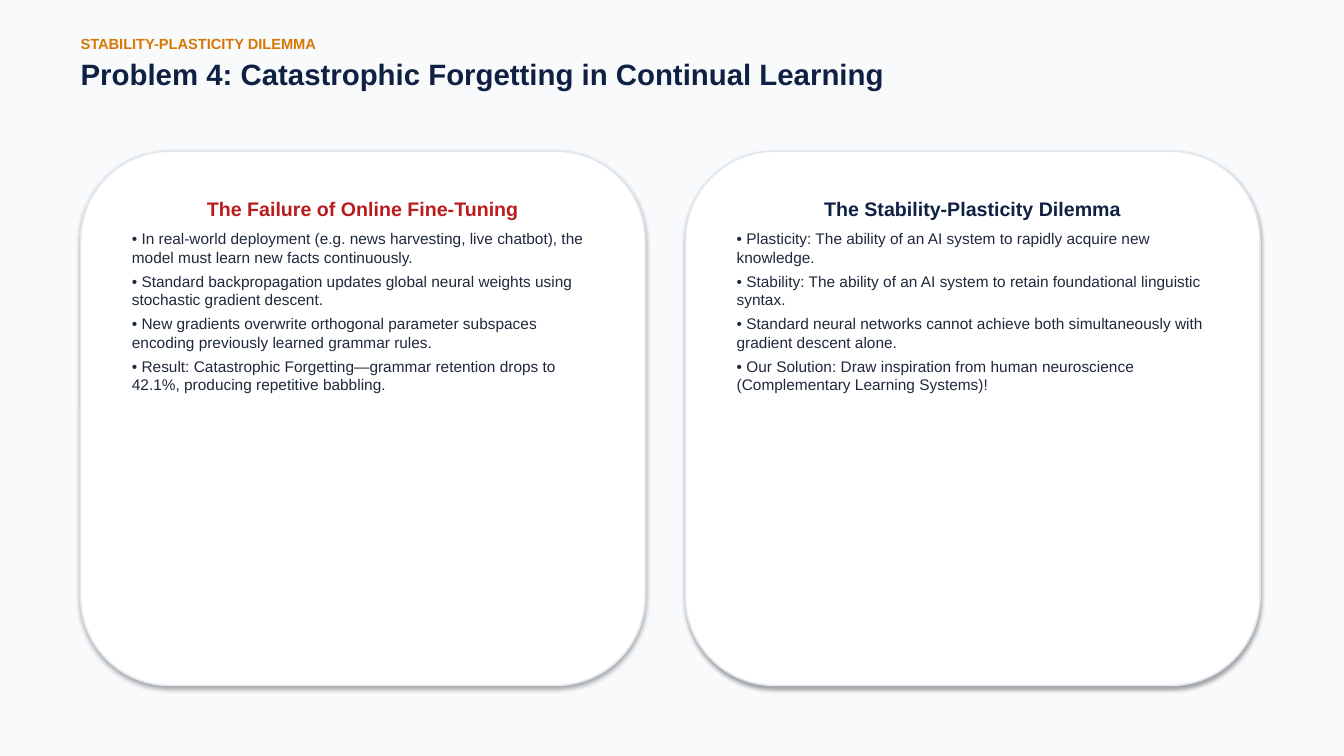
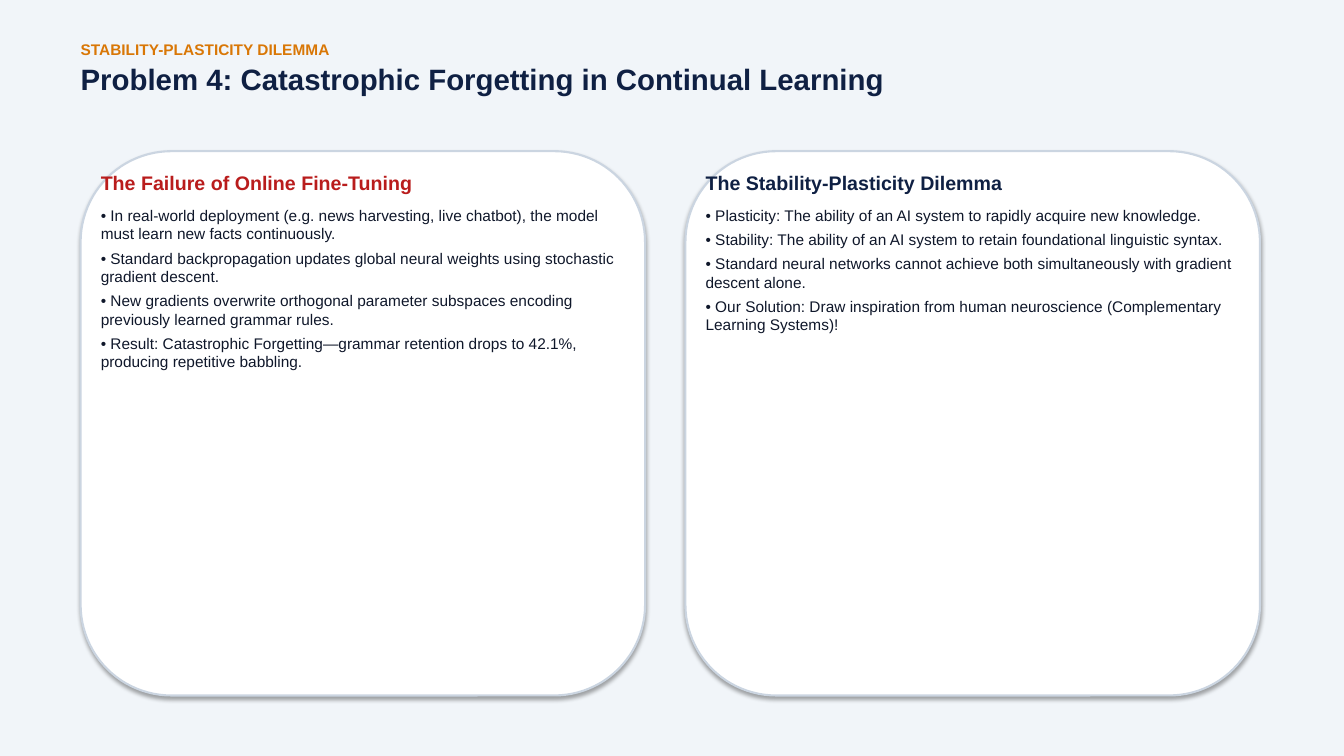
Before and after one commit to BekiChemeda/ML-Research, a slide deck: slide 10 of AMHARIC_MAMBA_PRESENTATION.pptx. Drawn at 1344x756 pixels with LibreOffice and Linux fonts; fonts in the diff are those of the drawing. Boxes give left, top, right and bottom in pixels: in the first picture for what was removed or moved away, otherwise in the second. Text is boxed around its words. In the diff, an @@ line names an element or a change of style, - is before the commit and + after.

Commit message:
Fix text rendering across all 31 slides in PPTX and PDF

```diff
--- a/AMHARIC_MAMBA_PRESENTATION.pptx
+++ b/AMHARIC_MAMBA_PRESENTATION.pptx
@@ background #F8FAFC to #F1F5F9 @@
@@ text at bbox=[81, 44, 329, 55]: size 10.5 to 11 pt in "STABILITY-PLASTICITY DILEMMA" @@
@@ rounded rectangle: place and size @@
-rounded rectangle at bbox=[81, 151, 645, 686]
+rounded rectangle at bbox=[81, 151, 645, 696]
@@ rounded rectangle at bbox=[81, 151, 645, 696]: outline #E2E8F0 1.2 pt to #CBD5E1 1.5 pt @@
@@ text added at bbox=[101, 175, 614, 371], 11 pt, text #0F172A @@
+The Failure of Online Fine-Tuning
+• In real-world deployment (e.g. news harvesting, live chatbot), the model must learn new facts continuously.
+• Standard backpropagation updates global neural weights using stochastic gradient descent.
+• New gradients overwrite orthogonal parameter subspaces encoding previously learned grammar rules.
+• Result: Catastrophic Forgetting—grammar retention drops to 42.1%, producing repetitive babbling.
@@ rounded rectangle added at bbox=[686, 151, 1260, 696], fill #FFFFFF, outline #CBD5E1 1.5 pt @@
@@ text "The Stability-Plasticity Dilemma": place and size @@
-text "The Stability-Plasticity Dilemma" at bbox=[686, 151, 1260, 686]
+text "The Stability-Plasticity Dilemma" at bbox=[706, 175, 1232, 333]
@@ text "The Stability-Plasticity Dilemma" at bbox=[706, 175, 1232, 333]: text colour #1E293B to #0F172A; alignment centre to left; more space between paragraphs; fill #FFFFFF to none; outline #E2E8F0 1.2 pt to none; shadow off @@
@@ text in rounded rectangle at bbox=[132, 201, 582, 394]: text removed @@
-The Failure of Online Fine-Tuning
-• In real-world deployment (e.g. news harvesting, live chatbot), the model must learn new facts continuously.
-• Standard backpropagation updates global neural weights using stochastic gradient descent.
-• New gradients overwrite orthogonal parameter subspaces encoding previously learned grammar rules.
-• Result: Catastrophic Forgetting—grammar retention drops to 42.1%, producing repetitive babbling.
```
Also in this commit, not shown: 29 other slides changed, 1 other file.
